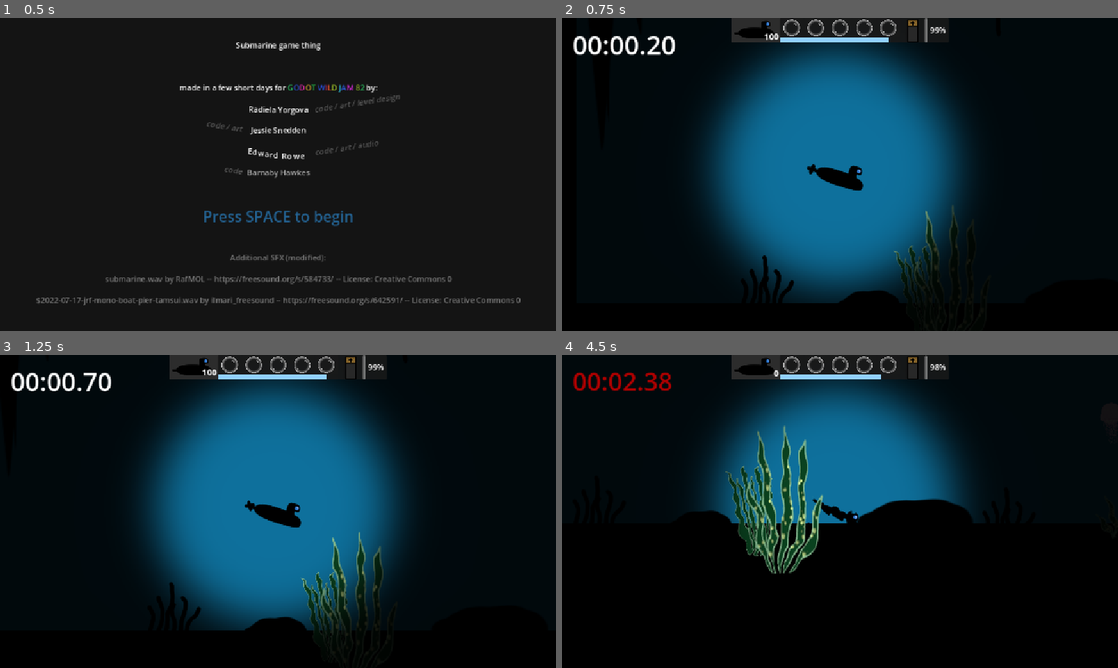
Above: before the commit, frames 1-4 (two rows, left to right).
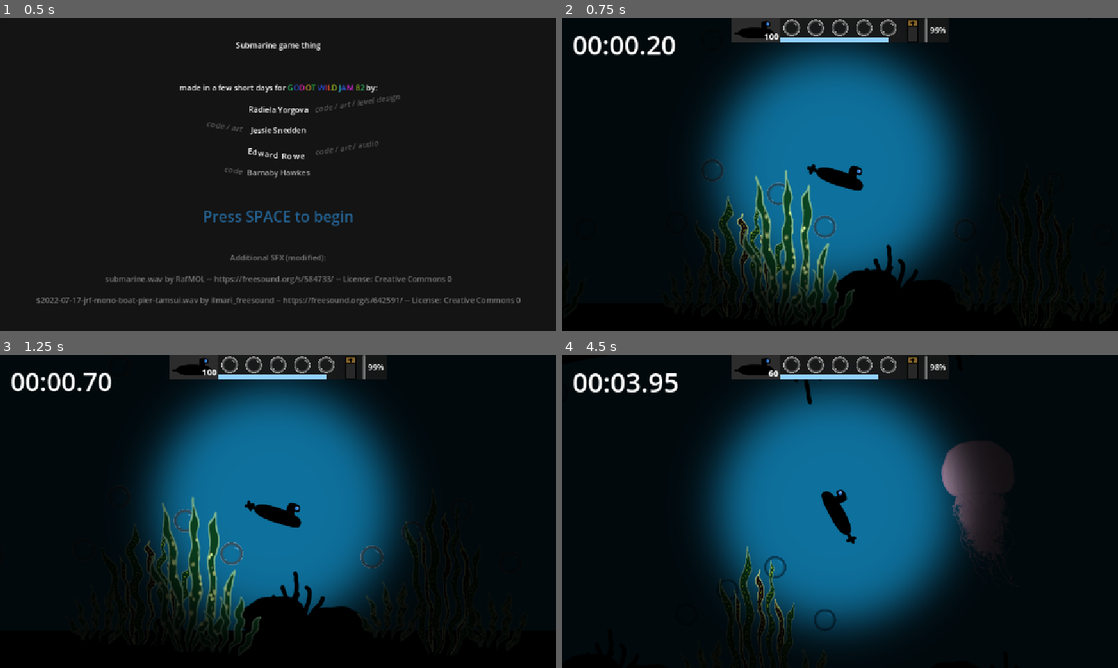
Above: after the commit, the same moments.

Repository: EddieRowe/godot-wild-jam-82
Game: Godot game, scene res://levels/splash.tscn
The game is run twice, just before and just after one commit, with the same random seed, the same clock (stepped at 60 frames per second) and the same inputs.
Inputs:
- Up to frame 1 (0.5 s): no input
- Up to frame 2 (0.75 s): tap Space at 0.5 s; hold Right (ui_right) from 0.53 s (still down)
- Up to frame 3 (1.25 s): keep holding Right (ui_right); tap Enter (ui_accept) at 0.77 s
- Up to frame 4 (4.5 s): release Right (ui_right) at 1.28 s; hold Down (ui_down) 1.28-2.03 s; tap Enter (ui_accept) at 1.52, 3.02, 3.77 s; hold Right (ui_right) 2.03-2.78 s; hold Up (ui_up) 2.78-3.53 s; hold Left (ui_left) from 3.53 s (still down)

Frame 1 is identical in both runs. In frame 2, 5.4% of the frame differs, in the area x 26-72%, y 45-94%; in frame 3, 5.8%; in frame 4, 23%, in the area x 2-78%, y 4-96%.

Commit message:
level 3 base and reworking of Finish Line script

Diff:
--- a/levels/level_1.tscn
+++ b/levels/level_1.tscn
@@ -62,7 +62,7 @@
 color = Color(0.00566116, 0.00566115, 0.00566115, 1)
 
 [node name="Player" parent="." instance=ExtResource("1_vn7o3")]
-position = Vector2(489, 457)
+position = Vector2(22599, 457)
 
 [node name="CanvasLayer" type="CanvasLayer" parent="."]
 
--- /dev/null
+++ b/levels/level_3.tscn
@@ -0,0 +1,345 @@
+[gd_scene load_steps=24 format=3 uid="uid://bjtioua5gwk3t"]
+
+[ext_resource type="PackedScene" uid="uid://boaipqmv57708" path="res://prefabs/in_game_timer_canvas_layer.tscn" id="1_bmgug"]
+[ext_resource type="PackedScene" uid="uid://crghl5mtabw4e" path="res://prefabs/main_audio.tscn" id="2_20opy"]
+[ext_resource type="PackedScene" uid="uid://cphyt7srqwafr" path="res://prefabs/Player.tscn" id="3_8l0e1"]
+[ext_resource type="PackedScene" uid="uid://dx71cipa1pnwn" path="res://prefabs/ui/game_overlay.tscn" id="4_lfnxh"]
+[ext_resource type="Script" uid="uid://dgvltd8eyaevh" path="res://scripts/obstacle.gd" id="5_8l0e1"]
+[ext_resource type="PackedScene" uid="uid://cbasaylk3eohx" path="res://prefabs/rock_1.tscn" id="6_lfnxh"]
+[ext_resource type="PackedScene" uid="uid://wyj4yseicfyb" path="res://prefabs/stalactite_large.tscn" id="7_lfnxh"]
+[ext_resource type="PackedScene" uid="uid://df4eaxgeperka" path="res://prefabs/stalactite.tscn" id="8_ofchu"]
+[ext_resource type="Texture2D" uid="uid://cp4d550wonmbg" path="res://art/KelpMulticolor.png" id="9_lsnkt"]
+[ext_resource type="Texture2D" uid="uid://bynxseyvojhl2" path="res://art/KelpGreen.png" id="10_wj73x"]
+[ext_resource type="PackedScene" uid="uid://vv3icacjpd3r" path="res://prefabs/rock_2.tscn" id="11_u4kh1"]
+[ext_resource type="PackedScene" uid="uid://bck55k4gxutt3" path="res://prefabs/rock_large.tscn" id="11_wj73x"]
+[ext_resource type="PackedScene" uid="uid://cnkw37u6tf7mw" path="res://prefabs/rock_colossal.tscn" id="12_0unm6"]
+[ext_resource type="PackedScene" uid="uid://bvpj80d4ko5rs" path="res://prefabs/rock_ceiling.tscn" id="13_q42ux"]
+[ext_resource type="PackedScene" uid="uid://dhh22p6ic0tqq" path="res://prefabs/rock_3.tscn" id="14_wi0qq"]
+[ext_resource type="PackedScene" uid="uid://dwx1hxf8wu11" path="res://prefabs/rock_colossal2.tscn" id="15_s3q8p"]
+[ext_resource type="PackedScene" uid="uid://ortbhodpm47m" path="res://prefabs/stalactite_med.tscn" id="17_svivd"]
+[ext_resource type="Texture2D" uid="uid://cdjlc4spvk08p" path="res://art/KelpGreen2.png" id="18_46211"]
+[ext_resource type="Texture2D" uid="uid://ucdpxadxaed8" path="res://art/KelpGreen3.png" id="19_t5hu4"]
+[ext_resource type="Texture2D" uid="uid://b1sg4x08bgbvw" path="res://art/KelpGreen4_Move.png" id="20_eg35p"]
+[ext_resource type="PackedScene" uid="uid://psx14rlat6ij" path="res://prefabs/kelp_black.tscn" id="21_67vg4"]
+[ext_resource type="PackedScene" uid="uid://glvtqalegb67" path="res://prefabs/OxygenBubble.tscn" id="22_67vg4"]
+
+[sub_resource type="RectangleShape2D" id="RectangleShape2D_ofchu"]
+size = Vector2(26805.1, 118.5)
+
+[node name="level_3" type="Node2D"]
+
+[node name="InGameTimerCanvasLayer" parent="." instance=ExtResource("1_bmgug")]
+
+[node name="Main Audio" parent="." instance=ExtResource("2_20opy")]
+
+[node name="ColorRect" type="ColorRect" parent="."]
+offset_left = -1189.0
+offset_top = -433.0
+offset_right = 25068.0
+offset_bottom = 1390.0
+rotation = -0.00248979
+color = Color(0.65098, 0.254902, 0.337255, 0.556863)
+
+[node name="NextLevelView" type="ColorRect" parent="."]
+offset_left = 25058.0
+offset_top = 1981.0
+offset_right = 27073.0
+offset_bottom = 2947.0
+color = Color(0.00596516, 0, 0.264718, 0.407843)
+
+[node name="SideWall" type="ColorRect" parent="."]
+offset_left = 27063.0
+offset_top = -759.0
+offset_right = 27946.0
+offset_bottom = 2947.0
+color = Color(0.00566116, 0.00566115, 0.00566115, 1)
+
+[node name="Player" parent="." instance=ExtResource("3_8l0e1")]
+position = Vector2(489, 457)
+
+[node name="CanvasLayer" type="CanvasLayer" parent="."]
+
+[node name="GameOverlay" parent="CanvasLayer" instance=ExtResource("4_lfnxh")]
+
+[node name="Boundaries" type="Node2D" parent="."]
+
+[node name="BOUNDARYRigidBody2D" type="RigidBody2D" parent="Boundaries" groups=["Obstacle"]]
+position = Vector2(489, -96)
+freeze = true
+script = ExtResource("5_8l0e1")
+
+[node name="CollisionShape2D" type="CollisionShape2D" parent="Boundaries/BOUNDARYRigidBody2D"]
+position = Vector2(11060.4, 10)
+shape = SubResource("RectangleShape2D_ofchu")
+
+[node name="ColorRect" type="ColorRect" parent="Boundaries/BOUNDARYRigidBody2D"]
+offset_left = -567.0
+offset_top = -663.0
+offset_right = 26553.0
+offset_bottom = 68.0
+color = Color(0, 0, 0, 1)
+
+[node name="BOUNDARYRigidBody2D3" type="RigidBody2D" parent="Boundaries" groups=["Obstacle"]]
+position = Vector2(-96, 138)
+rotation = -1.57079
+freeze = true
+script = ExtResource("5_8l0e1")
+
+[node name="CollisionShape2D" type="CollisionShape2D" parent="Boundaries/BOUNDARYRigidBody2D3"]
+position = Vector2(618, -10)
+shape = SubResource("RectangleShape2D_ofchu")
+
+[node name="ColorRect" type="ColorRect" parent="Boundaries/BOUNDARYRigidBody2D3"]
+offset_left = -2399.01
+offset_top = -1180.98
+offset_right = 875.996
+offset_bottom = 46.0195
+color = Color(0, 0, 0, 1)
+
+[node name="BOUNDARYRigidBody2D2" type="RigidBody2D" parent="Boundaries" groups=["Obstacle"]]
+position = Vector2(489, 561)
+freeze = true
+script = ExtResource("5_8l0e1")
+
+[node name="CollisionShape2D" type="CollisionShape2D" parent="Boundaries/BOUNDARYRigidBody2D2"]
+position = Vector2(11060, 338)
+shape = SubResource("RectangleShape2D_ofchu")
+
+[node name="ColorRect2" type="ColorRect" parent="Boundaries/BOUNDARYRigidBody2D2"]
+offset_left = -567.0
+offset_top = 248.0
+offset_right = 24564.0
+offset_bottom = 2470.0
+color = Color(0, 0, 0, 1)
+
+[node name="Rock3" parent="Boundaries/BOUNDARYRigidBody2D2" instance=ExtResource("6_lfnxh")]
+position = Vector2(2214, 274)
+freeze = true
+
+[node name="Rock4" parent="Boundaries/BOUNDARYRigidBody2D2" instance=ExtResource("6_lfnxh")]
+position = Vector2(14176, 222)
+freeze = true
+
+[node name="ObstaclesNode2D" type="Node2D" parent="."]
+
+[node name="StalectiteLarge" parent="ObstaclesNode2D" instance=ExtResource("7_lfnxh")]
+position = Vector2(819, -33)
+freeze = true
+
+[node name="Stalactite" parent="ObstaclesNode2D" instance=ExtResource("8_ofchu")]
+position = Vector2(844, -4)
+freeze = true
+
+[node name="Rock3" parent="ObstaclesNode2D" instance=ExtResource("6_lfnxh")]
+position = Vector2(768, 822)
+freeze = true
+
+[node name="RockLarge3" parent="ObstaclesNode2D" instance=ExtResource("11_wj73x")]
+position = Vector2(1141, 723)
+freeze = true
+
+[node name="RockCollosal" parent="ObstaclesNode2D" instance=ExtResource("12_0unm6")]
+position = Vector2(3084, 734)
+freeze = true
+
+[node name="RockCeiling" parent="ObstaclesNode2D" instance=ExtResource("13_q42ux")]
+position = Vector2(1481, -49)
+freeze = true
+
+[node name="RockLarge" parent="ObstaclesNode2D" instance=ExtResource("14_wi0qq")]
+position = Vector2(1660, 514)
+freeze = true
+
+[node name="RockCeiling2" parent="ObstaclesNode2D" instance=ExtResource("13_q42ux")]
+position = Vector2(3245, -60)
+freeze = true
+
+[node name="RockColossal2" parent="ObstaclesNode2D" instance=ExtResource("15_s3q8p")]
+position = Vector2(5450, 1120)
+freeze = true
+
+[node name="Rock4" parent="ObstaclesNode2D" instance=ExtResource("6_lfnxh")]
+position = Vector2(4545, 807)
+freeze = true
+
+[node name="Stalactite2" parent="ObstaclesNode2D" instance=ExtResource("8_ofchu")]
+position = Vector2(5074, -12)
+freeze = true
+
+[node name="Stalactite3" parent="ObstaclesNode2D" instance=ExtResource("8_ofchu")]
+position = Vector2(5199, -88)
+freeze = true
+
+[node name="Rock5" parent="ObstaclesNode2D" instance=ExtResource("6_lfnxh")]
+position = Vector2(7464, 822)
+freeze = true
+
+[node name="StalectiteLarge2" parent="ObstaclesNode2D" instance=ExtResource("7_lfnxh")]
+position = Vector2(7399, -60)
+freeze = true
+
+[node name="StalectiteMed" parent="ObstaclesNode2D" instance=ExtResource("17_svivd")]
+position = Vector2(7468, -83)
+freeze = true
+
+[node name="KelpNode2D" type="Node2D" parent="."]
+
+[node name="KelpMulticolor" type="Sprite2D" parent="KelpNode2D"]
+position = Vector2(677, 756)
+texture = ExtResource("9_lsnkt")
+
+[node name="KelpGreen" type="Sprite2D" parent="KelpNode2D"]
+position = Vector2(731, 822)
+texture = ExtResource("10_wj73x")
+
+[node name="Rock1" parent="KelpNode2D" instance=ExtResource("11_u4kh1")]
+position = Vector2(5799, 491)
+
+[node name="Rock2" parent="KelpNode2D" instance=ExtResource("11_u4kh1")]
+position = Vector2(6499, 491)
+
+[node name="RockCeiling" parent="KelpNode2D" instance=ExtResource("13_q42ux")]
+position = Vector2(5791, -71)
+freeze = true
+
+[node name="Stalactite" parent="KelpNode2D" instance=ExtResource("8_ofchu")]
+position = Vector2(2944, -17)
+freeze = true
+
+[node name="Stalactite2" parent="KelpNode2D" instance=ExtResource("8_ofchu")]
+position = Vector2(3006, -90)
+freeze = true
+
+[node name="KelpGreen2" type="Sprite2D" parent="KelpNode2D"]
+position = Vector2(1000, 855)
+texture = ExtResource("18_46211")
+
+[node name="KelpGreen3" type="Sprite2D" parent="KelpNode2D"]
+position = Vector2(1819, 852)
+texture = ExtResource("18_46211")
+
+[node name="KelpGreen4" type="Sprite2D" parent="KelpNode2D"]
+position = Vector2(2709, 869)
+texture = ExtResource("19_t5hu4")
+
+[node name="KelpGreen5" type="Sprite2D" parent="KelpNode2D"]
+position = Vector2(3020, 872)
+texture = ExtResource("18_46211")
+
+[node name="KelpGreen6" type="Sprite2D" parent="KelpNode2D"]
+position = Vector2(2926, 909)
+texture = ExtResource("19_t5hu4")
+
+[node name="KelpGreen7" type="Sprite2D" parent="KelpNode2D"]
+position = Vector2(4609, 866)
+texture = ExtResource("19_t5hu4")
+
+[node name="KelpGreen8" type="Sprite2D" parent="KelpNode2D"]
+position = Vector2(4758, 829)
+texture = ExtResource("18_46211")
+
+[node name="KelpGreen9" type="Sprite2D" parent="KelpNode2D"]
+position = Vector2(4512, 829)
+texture = ExtResource("18_46211")
+
+[node name="KelpMulticolor2" type="Sprite2D" parent="KelpNode2D"]
+position = Vector2(1973, 966)
+texture = ExtResource("9_lsnkt")
+
+[node name="KelpGreen4Move" type="Sprite2D" parent="KelpNode2D"]
+position = Vector2(4621, 981)
+texture = ExtResource("20_eg35p")
+
+[node name="KelpGreen4Move2" type="Sprite2D" parent="KelpNode2D"]
+position = Vector2(6085, 855)
+texture = ExtResource("20_eg35p")
+
+[node name="KelpGreen10" type="Sprite2D" parent="KelpNode2D"]
+position = Vector2(6099, 949)
+texture = ExtResource("18_46211")
+
+[node name="KelpGreen11" type="Sprite2D" parent="KelpNode2D"]
+position = Vector2(6738, 795)
+texture = ExtResource("19_t5hu4")
+
+[node name="KelpMulticolor3" type="Sprite2D" parent="KelpNode2D"]
+position = Vector2(7463, 798)
+texture = ExtResource("9_lsnkt")
+
+[node name="KelpGreen4Move3" type="Sprite2D" parent="KelpNode2D"]
+position = Vector2(6693, 778)
+texture = ExtResource("20_eg35p")
+
+[node name="Kelp" parent="KelpNode2D" instance=ExtResource("21_67vg4")]
+position = Vector2(4925, -11)
+rotation = -3.14159
+
+[node name="Kelp2" parent="KelpNode2D" instance=ExtResource("21_67vg4")]
+position = Vector2(5737, -33)
+rotation = -3.14159
+
+[node name="Kelp3" parent="KelpNode2D" instance=ExtResource("21_67vg4")]
+position = Vector2(2867, -15)
+rotation = -3.14159
+
+[node name="Kelp4" parent="KelpNode2D" instance=ExtResource("21_67vg4")]
+position = Vector2(7290, -1)
+rotation = -3.14159
+
+[node name="Kelp5" parent="KelpNode2D" instance=ExtResource("21_67vg4")]
+position = Vector2(7977, -1)
+rotation = -3.14159
+
+[node name="Kelp6" parent="KelpNode2D" instance=ExtResource("21_67vg4")]
+position = Vector2(1152, -6)
+rotation = 3.14159
+
+[node name="OxygenNode2D" type="Node2D" parent="."]
+
+[node name="OxygenBubble" parent="OxygenNode2D" instance=ExtResource("22_67vg4")]
+position = Vector2(697, 652)
+
+[node name="OxygenBubble2" parent="OxygenNode2D" instance=ExtResource("22_67vg4")]
+position = Vector2(964, 737)
+
+[node name="OxygenBubble3" parent="OxygenNode2D" instance=ExtResource("22_67vg4")]
+position = Vector2(1726, 696)
+
+[node name="OxygenBubble4" parent="OxygenNode2D" instance=ExtResource("22_67vg4")]
+position = Vector2(1886, 649)
+
+[node name="OxygenBubble5" parent="OxygenNode2D" instance=ExtResource("22_67vg4")]
+position = Vector2(1968, 709)
+
+[node name="OxygenBubble6" parent="OxygenNode2D" instance=ExtResource("22_67vg4")]
+position = Vector2(2574, 674)
+
+[node name="OxygenBubble7" parent="OxygenNode2D" instance=ExtResource("22_67vg4")]
+position = Vector2(2677, 614)
+
+[node name="OxygenBubble8" parent="OxygenNode2D" instance=ExtResource("22_67vg4")]
+position = Vector2(2947, 677)
+
+[node name="OxygenBubble9" parent="OxygenNode2D" instance=ExtResource("22_67vg4")]
+position = Vector2(4403, 658)
+
+[node name="OxygenBubble10" parent="OxygenNode2D" instance=ExtResource("22_67vg4")]
+position = Vector2(4538, 690)
+
+[node name="OxygenBubble11" parent="OxygenNode2D" instance=ExtResource("22_67vg4")]
+position = Vector2(4689, 649)
+
+[node name="OxygenBubble12" parent="OxygenNode2D" instance=ExtResource("22_67vg4")]
+position = Vector2(6002, 705)
+
+[node name="OxygenBubble13" parent="OxygenNode2D" instance=ExtResource("22_67vg4")]
+position = Vector2(6642, 655)
+
+[node name="OxygenBubble14" parent="OxygenNode2D" instance=ExtResource("22_67vg4")]
+position = Vector2(6787, 599)
+
+[node name="OxygenBubble15" parent="OxygenNode2D" instance=ExtResource("22_67vg4")]
+position = Vector2(7301, 633)
+
+[node name="OxygenBubble16" parent="OxygenNode2D" instance=ExtResource("22_67vg4")]
+position = Vector2(7477, 705)
--- a/prefabs/finish_line.gd
+++ b/prefabs/finish_line.gd
@@ -19,15 +19,9 @@
 		finished_level.emit()
 
 		player = body
-		player.health.current_health = player.health.max_health
-		health = get_parent().get_node("CanvasLayer/GameOverlay/UiBox/UiHealth")
-		health.update(player.health.current_health)
-
-		player.energy.currentEnergy = player.energy.BATTERY_MAX
-		energy = get_parent().get_node("CanvasLayer/GameOverlay/UiBox/UiEnergy")
-		energy.update(player.energy.currentEnergy)
-
-		player.oxygen.currentOxygen = player.oxygen.LIMIT_MAX
+		player.health._full_repair()
+		player.energy._recharge(player.energy.BATTERY_MAX)
+		player.oxygen._refill_oxygen()
 
 
 func _on_body_exited(body: Node2D) -> void:
--- a/scripts/health.gd
+++ b/scripts/health.gd
@@ -45,3 +45,9 @@
 
 func is_alive() -> bool:
 	return current_health > 0
+
+func _full_repair() -> void:
+	pass
+	current_health = max_health
+	print("Full health repair")
+	healthChanged.emit(current_health)
--- a/scripts/oxygen.gd
+++ b/scripts/oxygen.gd
@@ -46,3 +46,7 @@
 func _collect_oxygen(source: OxygenSource) -> void:
 	_consume_oxygen(source.oxygen)
 	source.pop()
+
+func _refill_oxygen() -> void:
+	print("Oxygen Refill")
+	currentOxygen = LIMIT_MAX
